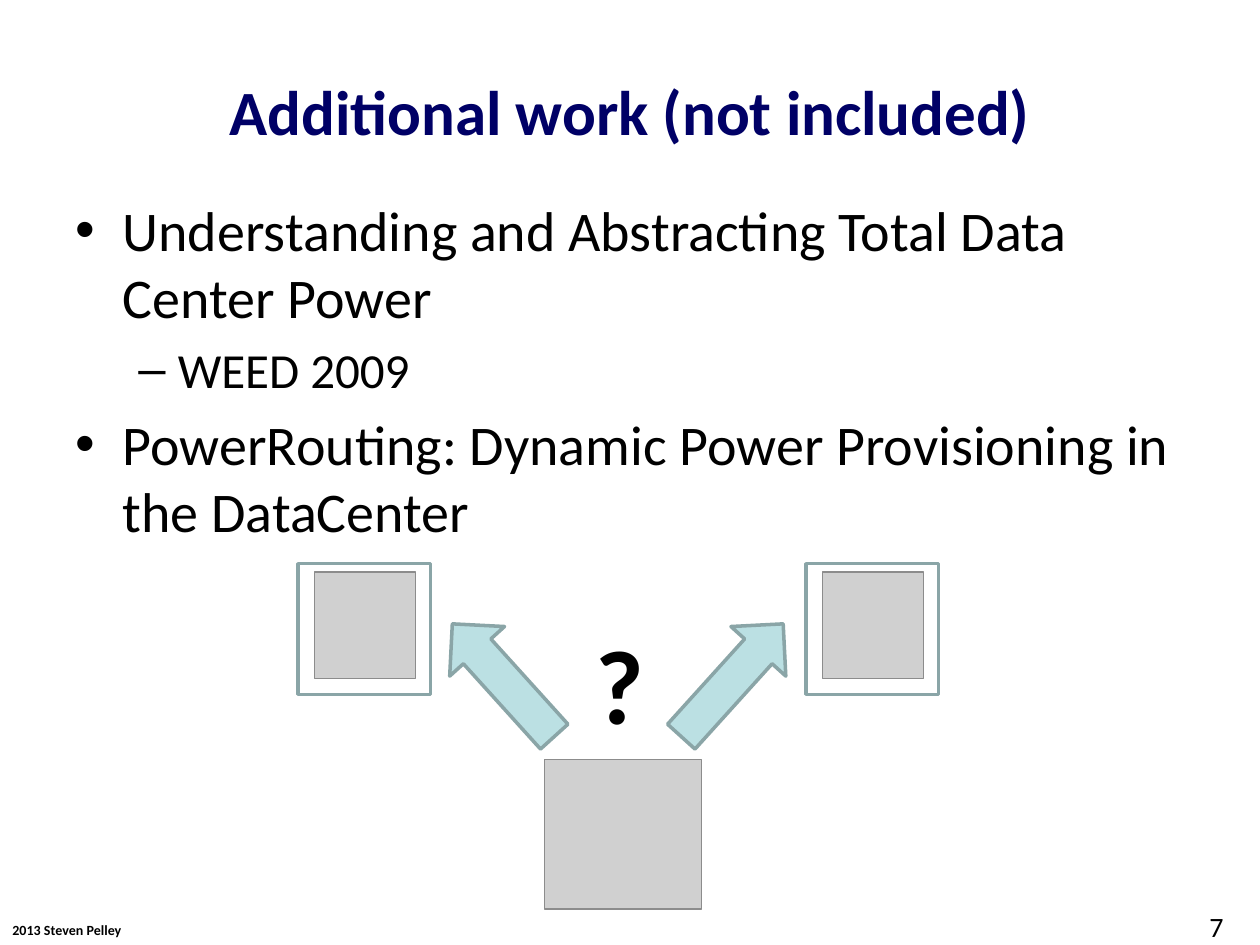
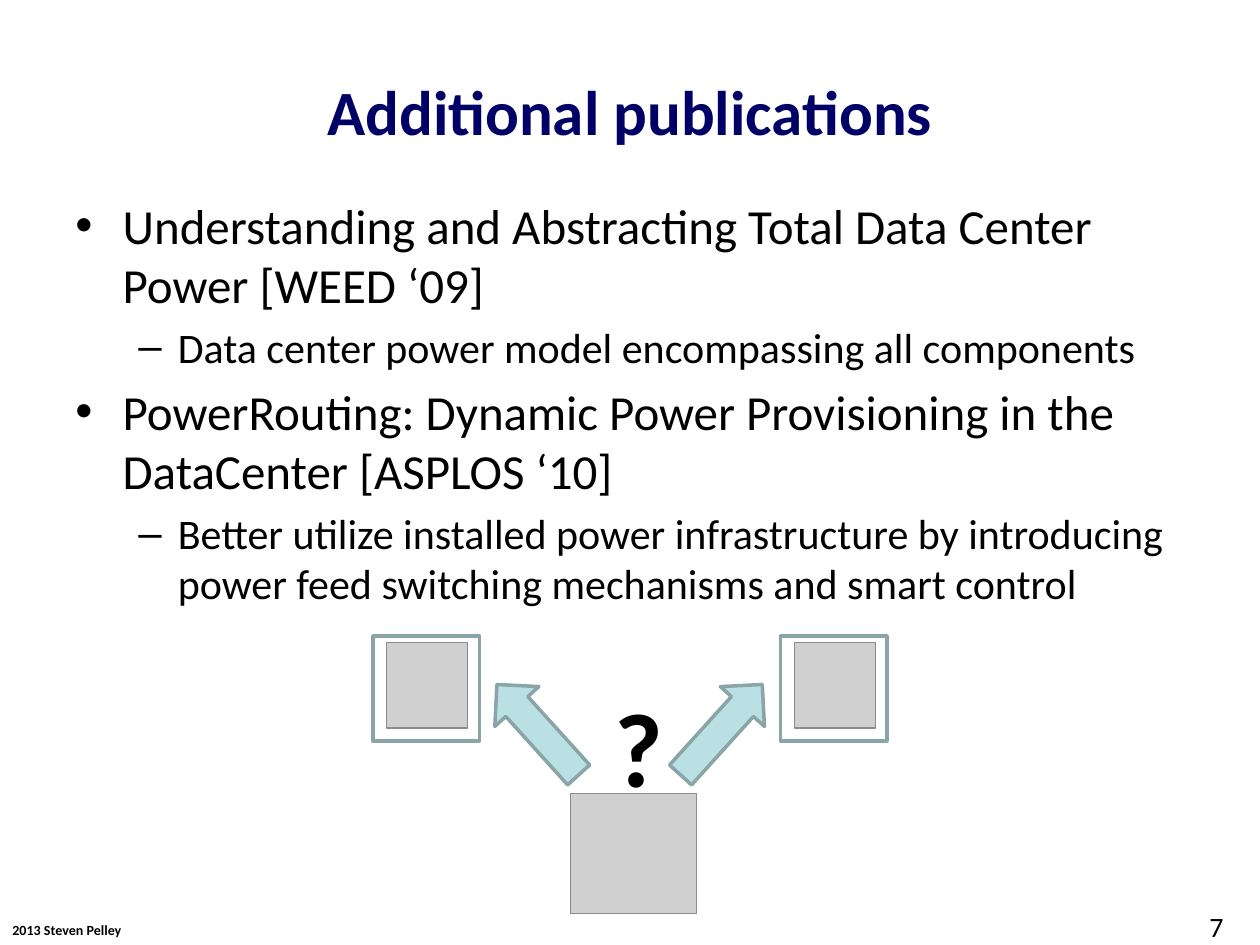
Before and after one commit to Abulila/dissertation, a slide deck: slide 7 of proposal/proposal.pptx. Drawn at 1260x945 pixels with LibreOffice and Linux fonts; fonts in the diff are those of the drawing; grey boxes stand for pictures; background and template pictures are left out. Boxes give left, top, right and bottom in pixels: in the first picture for what was removed or moved away, otherwise in the second. Text is boxed around its words. In the diff, an @@ line names an element or a change of style, - is before the commit and + after.

```diff
--- a/proposal/proposal.pptx
+++ b/proposal/proposal.pptx
@@ title at (327, 90, 932, 145): text changed @@
-Additional work (not included)
+Additional publications
@@ text at (123, 210, 1163, 607): text changed; size 32 to 24 pt @@
-• Understanding and Abstracting Total Data Center Power
-  – WEED 2009
-• PowerRouting: Dynamic Power Provisioning in the DataCenter
+• Understanding and Abstracting Total Data Center Power [WEED ‘09]
+  – Data center power model encompassing all components
+• PowerRouting: Dynamic Power Provisioning in the DataCenter [ASPLOS ‘10]
+  – Better utilize installed power infrastructure by introducing power feed switching mechanisms and smart control
@@ rectangle: place and size @@
-rectangle at (297, 563, 430, 694)
+rectangle at (373, 636, 479, 741)
@@ picture: place and size @@
-picture at (315, 572, 416, 678)
+picture at (387, 643, 467, 728)
@@ rectangle: place and size @@
-rectangle at (806, 563, 939, 694)
+rectangle at (781, 636, 887, 741)
@@ picture: place and size @@
-picture at (823, 572, 924, 678)
+picture at (794, 643, 874, 728)
@@ right arrow: place and size @@
-right arrow at (425, 598, 582, 761)
+right arrow at (474, 665, 600, 795)
@@ text "?" rewrapped from (583, 614, 658, 753) to (602, 677, 662, 789) @@
@@ right arrow: place and size @@
-right arrow at (654, 598, 811, 761)
+right arrow at (658, 665, 784, 795)
@@ picture: place and size @@
-picture at (544, 760, 702, 908)
+picture at (571, 794, 697, 914)
```
Also in this commit, not shown: 22 other slides changed, 13 slides added, 2 slides removed.
